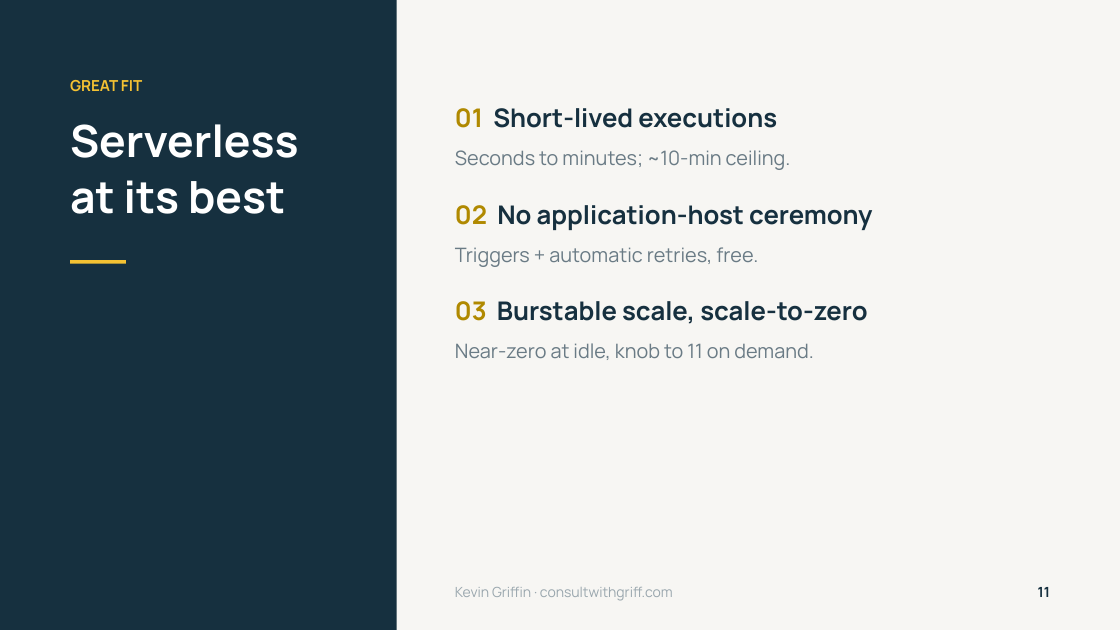
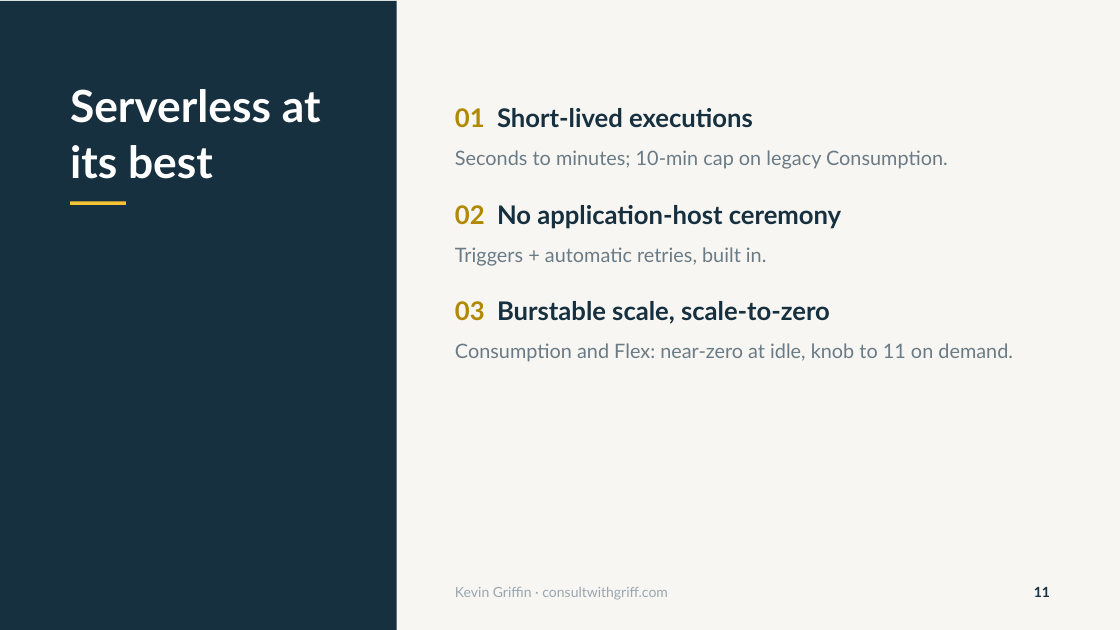
Before and after one commit to 1kevgriff/my-8000-serverless-mistake, a slide deck: slide 11 of slides/My $8000 Serverless Mistake v2.pptx. Drawn at 1120x630 pixels with LibreOffice and Linux fonts; fonts in the diff are those of the drawing. Boxes give left, top, right and bottom in pixels: in the first picture for what was removed or moved away, otherwise in the second. Text is boxed around its words. In the diff, an @@ line names an element or a change of style, - is before the commit and + after.

```diff
--- a/slides/My $8000 Serverless Mistake v2.pptx
+++ b/slides/My $8000 Serverless Mistake v2.pptx
@@ font Manrope to Lato in 3 elements at (455, 587, 668, 600), (1034, 587, 1050, 597), (70, 89, 321, 179) @@
@@ text at (70, 80, 142, 92): paragraph removed @@
-GREAT FIT
@@ text at (455, 108, 841, 324): font Manrope to Lato in "01 Short-lived executions", "02 No application-host ceremony", "03 Burstable scale, scale-to-zero" @@
@@ text at (455, 150, 948, 169): text changed; font Manrope to Lato @@
-Seconds to minutes; ~10-min ceiling.
+Seconds to minutes; 10-min cap on legacy Consumption.
@@ rectangle: place and size @@
-rectangle at (70, 260, 126, 264)
+rectangle at (70, 202, 126, 205)
@@ text at (455, 247, 767, 266): text changed; font Manrope to Lato @@
-Triggers + automatic retries, free.
+Triggers + automatic retries, built in.
@@ text at (455, 343, 1013, 362): text changed; font Manrope to Lato @@
-Near-zero at idle, knob to 11 on demand.
+Consumption and Flex: near-zero at idle, knob to 11 on demand.
```
Also in this commit, not shown: 41 other slides changed, 4 other files.
